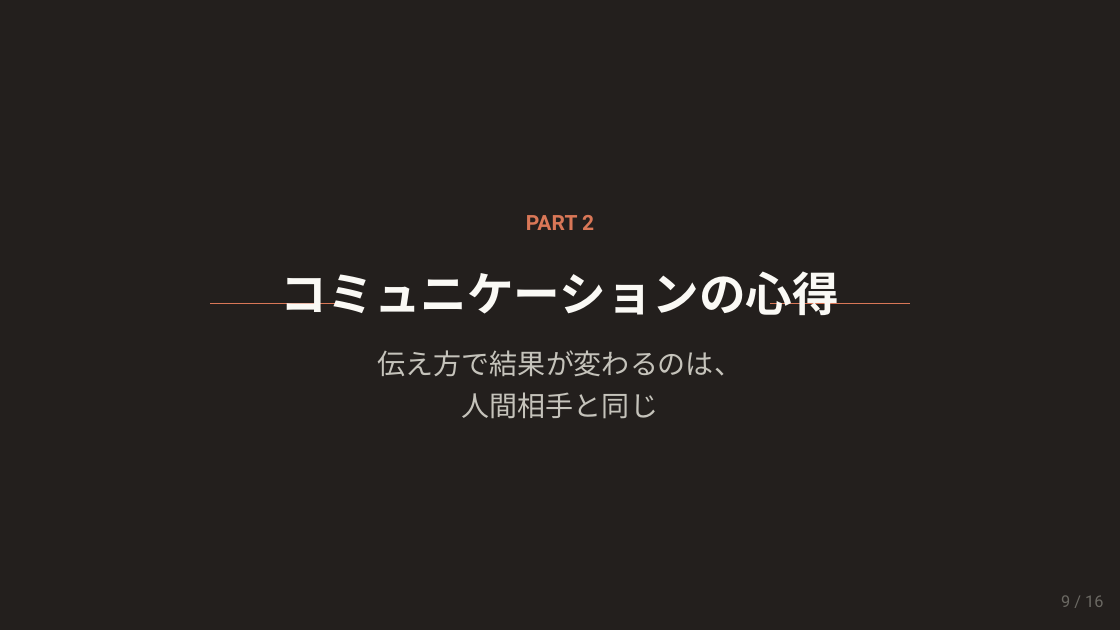
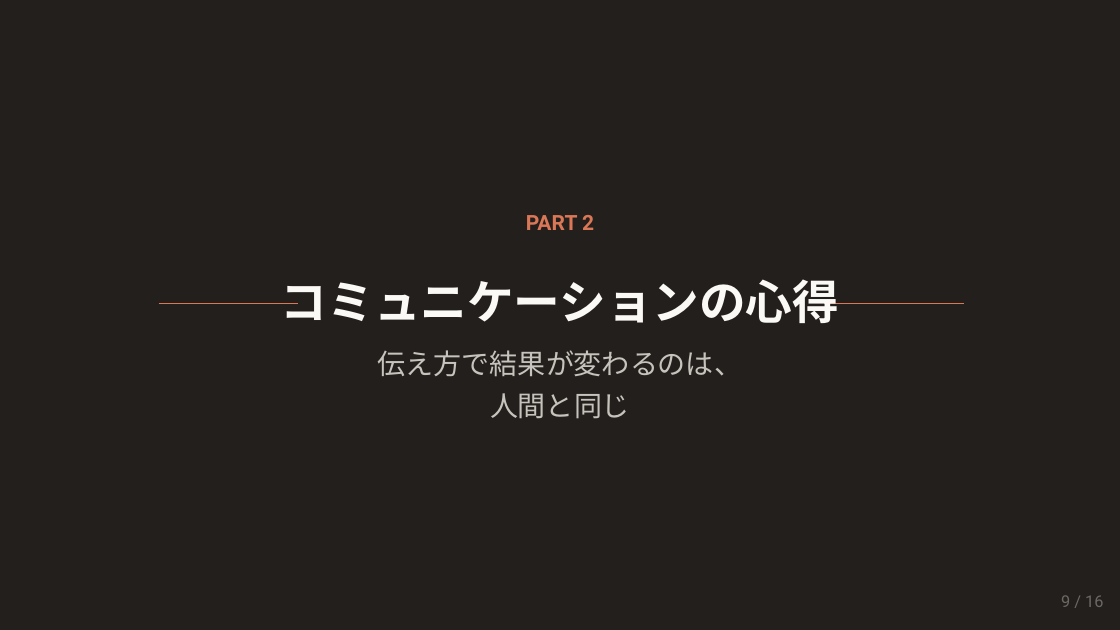
Before and after one commit to Ischca/zenn, a slide deck: slide 9 of slides/session1.pptx. Drawn at 1120x630 pixels with LibreOffice and Linux fonts; fonts in the diff are those of the drawing. Boxes give left, top, right and bottom in pixels: in the first picture for what was removed or moved away, otherwise in the second. Text is boxed around its words. In the diff, an @@ line names an element or a change of style, - is before the commit and + after.

```diff
--- a/slides/session1.pptx
+++ b/slides/session1.pptx
@@ text "コミュニケーションの心得": place and size @@
-text "コミュニケーションの心得" at <box>281,271,840,315</box>
+text "コミュニケーションの心得" at <box>281,279,840,323</box>
@@ line moved from (210, 303) - (350, 303) to (159, 303) - (298, 303) @@
@@ line moved from (770, 303) - (910, 303) to (824, 303) - (965, 303) @@
@@ text at <box>490,393,630,419</box>: text changed @@
-人間相手と同じ
+人間と同じ
```
Also in this commit, not shown: 6 other slides changed, 1 other file.
